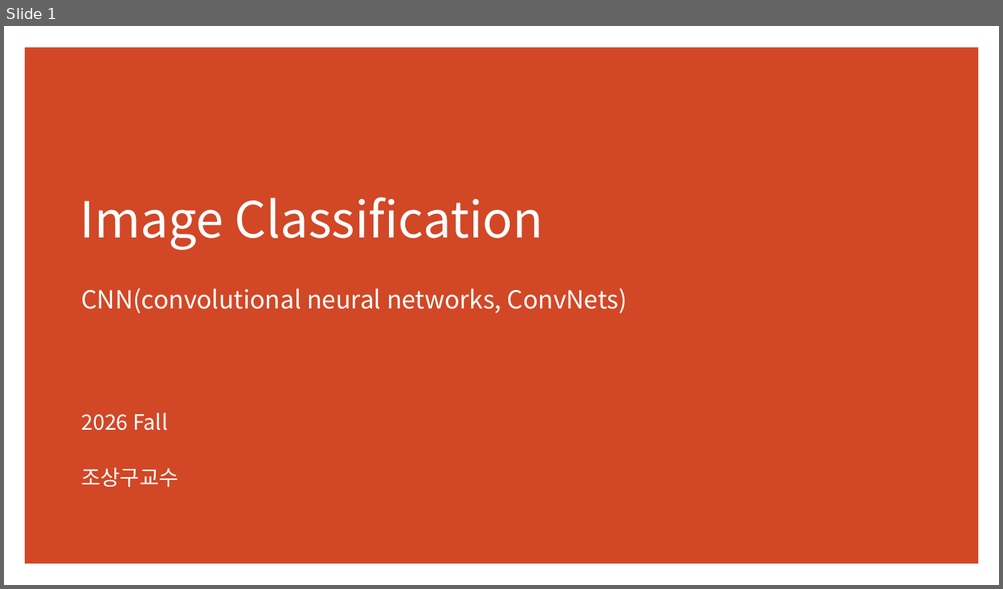
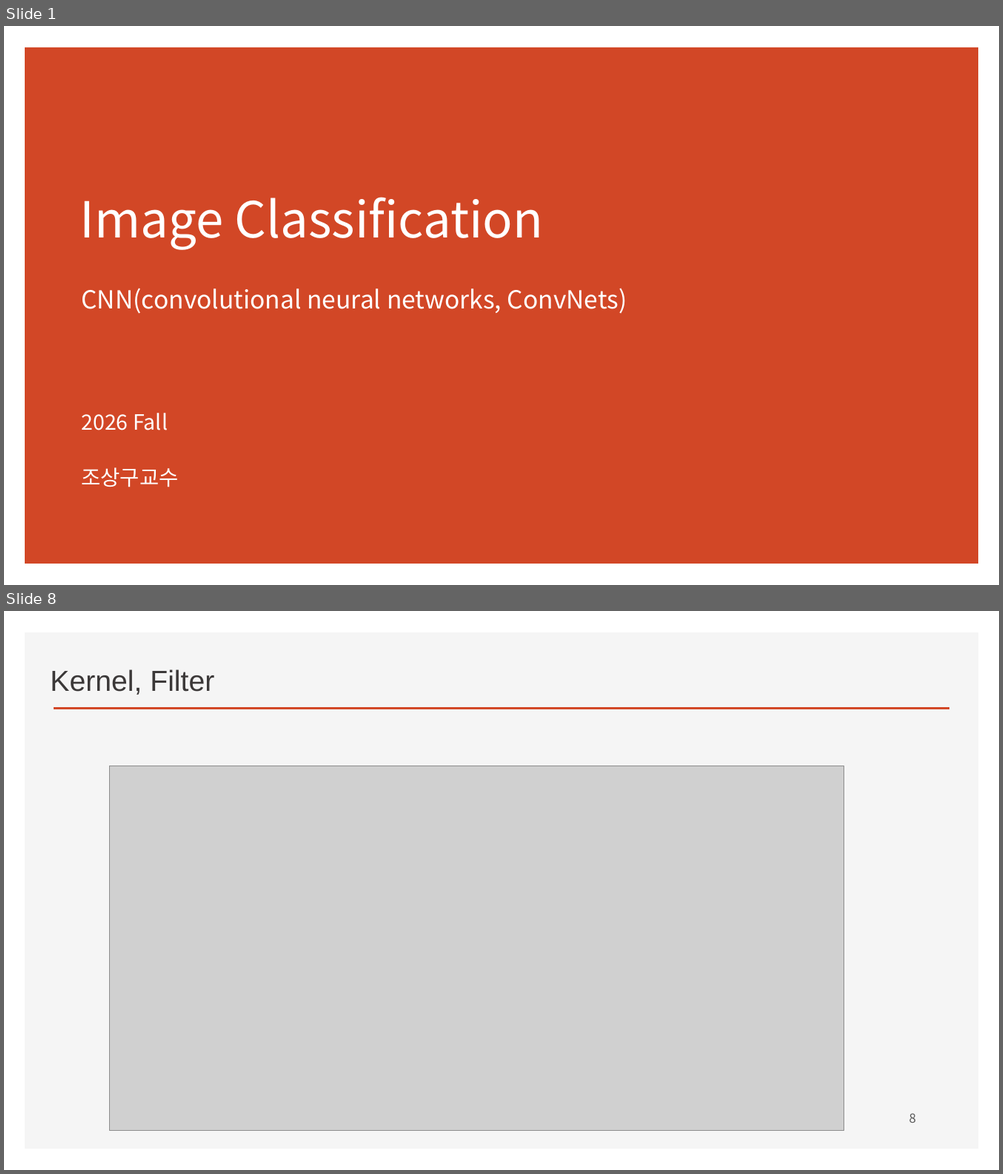
Before and after one commit to ancestor9/2026_Fall_Deep-Learning-with-Python, a slide deck: CNN/CNN.pptx. Shown one above the other, each under a label of ours: slide 1 before the commit, slides 1 and 8 after it; the slides between them are not shown. The pictures are 1003x589 and 1003x1174 pixels, drawn with LibreOffice and Linux fonts; fonts in the diff are those of the drawing; grey boxes stand for pictures; background and template pictures are left out. Boxes give left, top, right and bottom in pixels: in the first picture for what was removed or moved away, otherwise in the second. Text is boxed around its words. In the diff, an @@ line names an element or a change of style, - is before the commit and + after.

```diff
--- a/CNN/CNN.pptx
+++ b/CNN/CNN.pptx
@@ slide 8 added at bbox=[4, 611, 999, 1170], background #FFFFFF @@
@@ rectangle added at bbox=[25, 632, 979, 1150], fill #F5F5F5 @@
@@ text added at bbox=[50, 669, 214, 695], 28 pt, text #3B3838 @@
+Kernel, Filter
@@ line added from (54, 709) to (949, 709), #D24726 2 pt @@
@@ picture added at bbox=[109, 766, 843, 1131] @@
@@ page number added at bbox=[909, 1113, 916, 1123], 12 pt, text #595959 @@
+8
```
Also in this commit, not shown: 12 slides changed, 10 other slides added, 7 slides removed.
